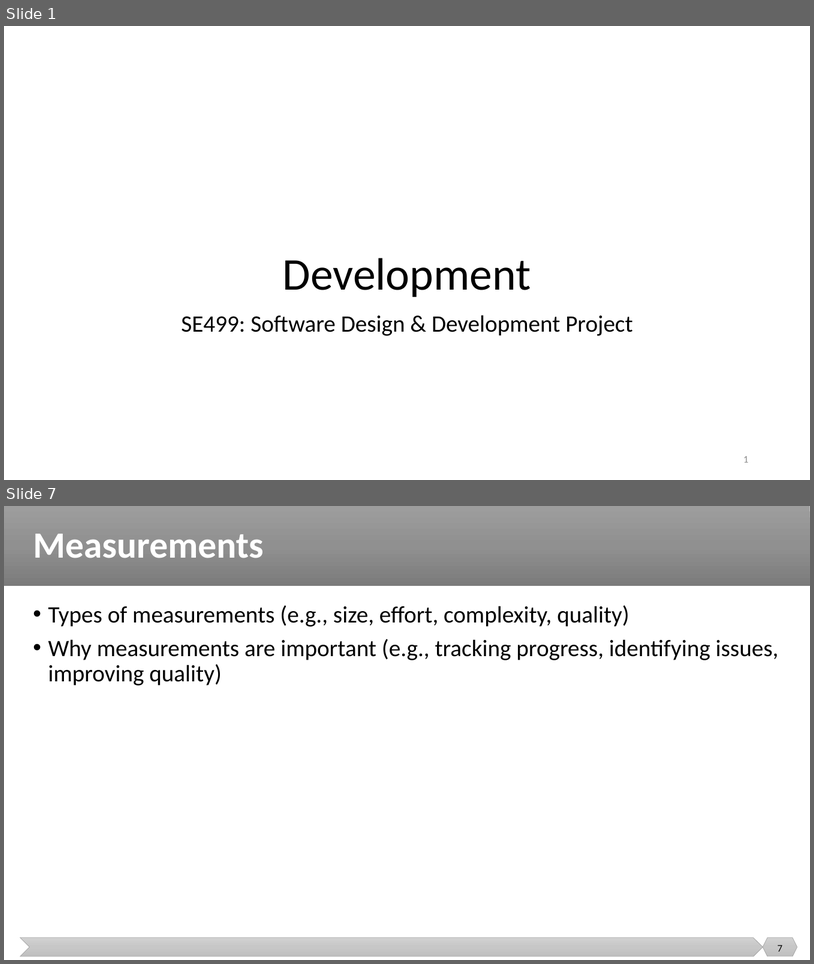
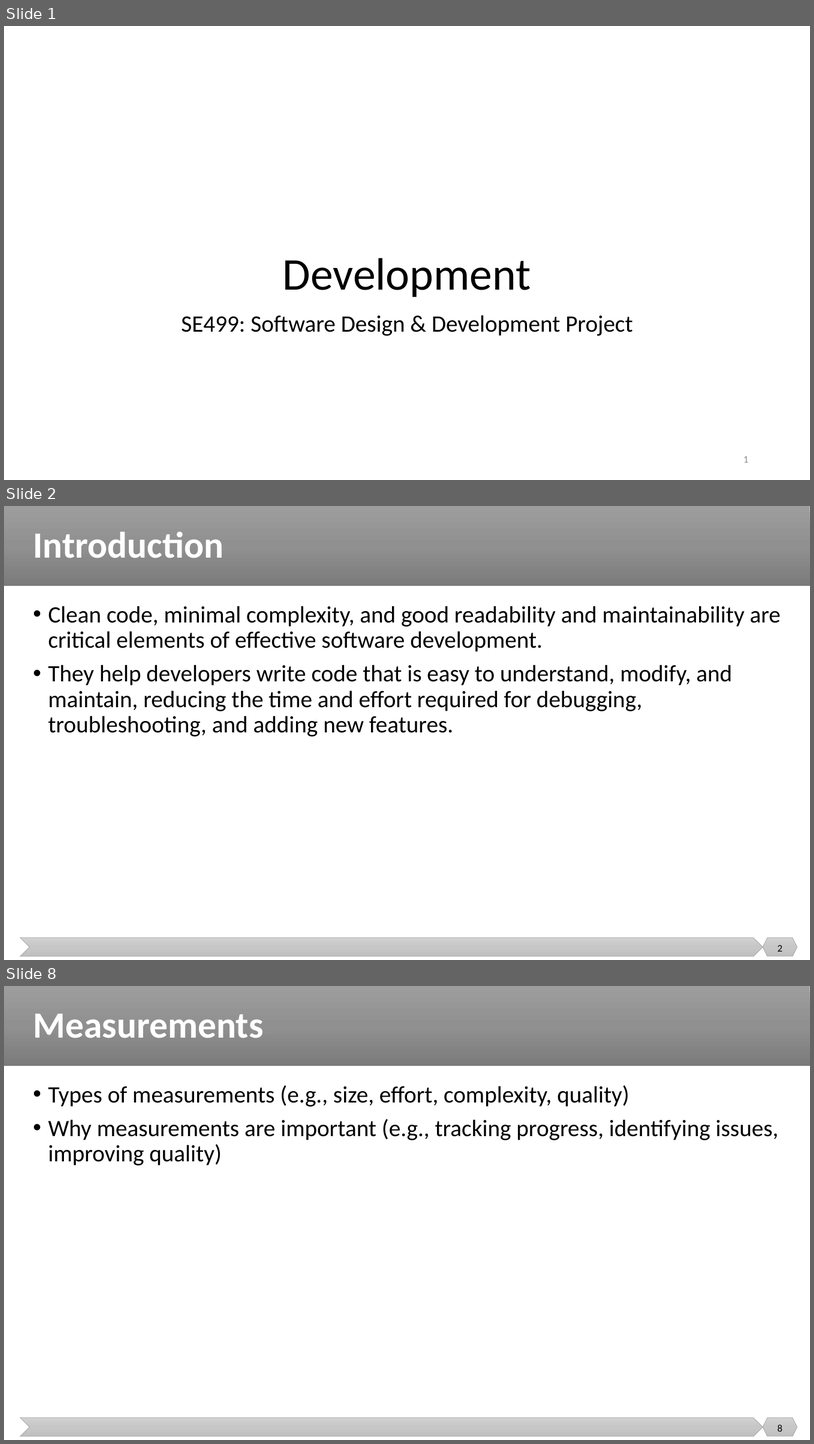
Before and after one commit to malenezi/malenezi, a slide deck: SE499/Lectures/5/Development.pptx. Shown one above the other, each under a label of ours: slides 1 and 7 before the commit, slides 1, 2 and 8 after it; the slides between them are not shown. The pictures are 814x964 and 814x1444 pixels, drawn with LibreOffice and Linux fonts; fonts in the diff are those of the drawing; background and template pictures are left out. Boxes give left, top, right and bottom in pixels: in the first picture for what was removed or moved away, otherwise in the second. Text is boxed around its words. In the diff, an @@ line names an element or a change of style, - is before the commit and + after.

```diff
--- a/SE499/Lectures/5/Development.pptx
+++ b/SE499/Lectures/5/Development.pptx
@@ slide 2 added at bbox=[4, 506, 810, 960], background #FFFFFF; not listed: 3 template elements that a slide beside it also shows @@
@@ title added at bbox=[33, 532, 224, 558], 44 pt, text #FFFFFF, bold @@
+Introduction
@@ text added at bbox=[48, 606, 781, 736], 28 pt, text #000000 @@
+• Clean code, minimal complexity, and good readability and maintainability are critical elements of effective software development.
+• They help developers write code that is easy to understand, modify, and maintain, reducing the time and effort required for debugging, troubleshooting, and adding new features.
@@ page number added at bbox=[778, 945, 783, 951], 12 pt, text #000000 @@
+2
@@ what was slide 7 is now slide 8 @@
@@ page number at bbox=[778, 1424, 783, 1431]: text changed @@
-7
+8
```
Also in this commit, not shown: 9 other slides added, 1 other file.
